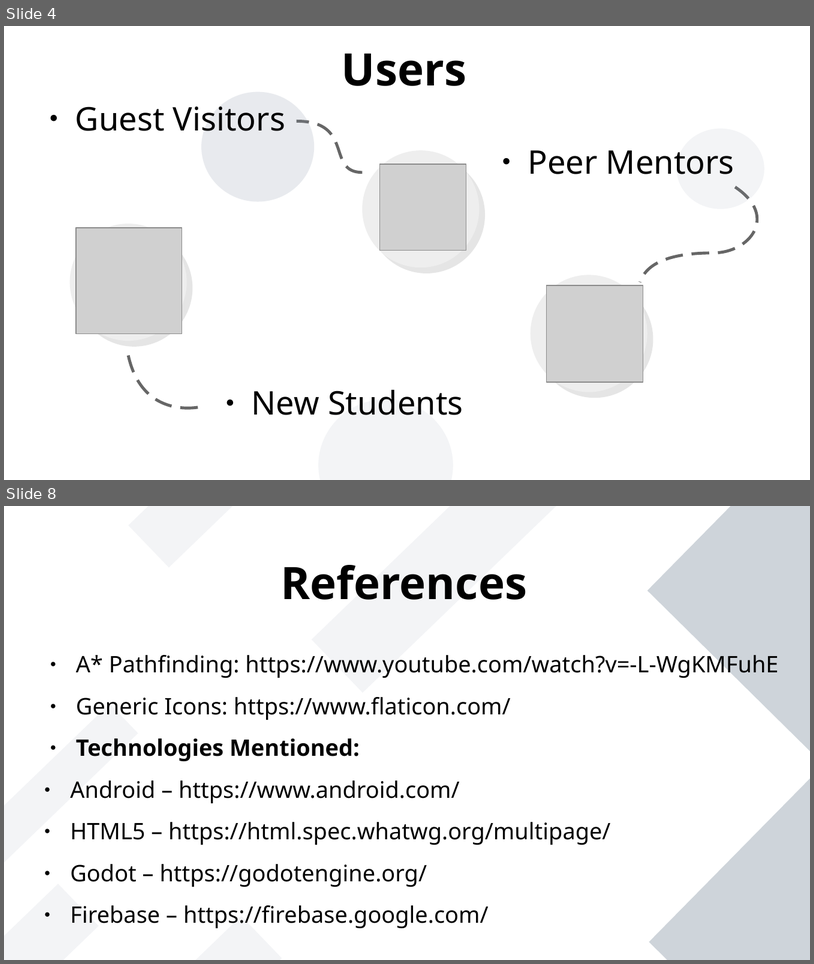
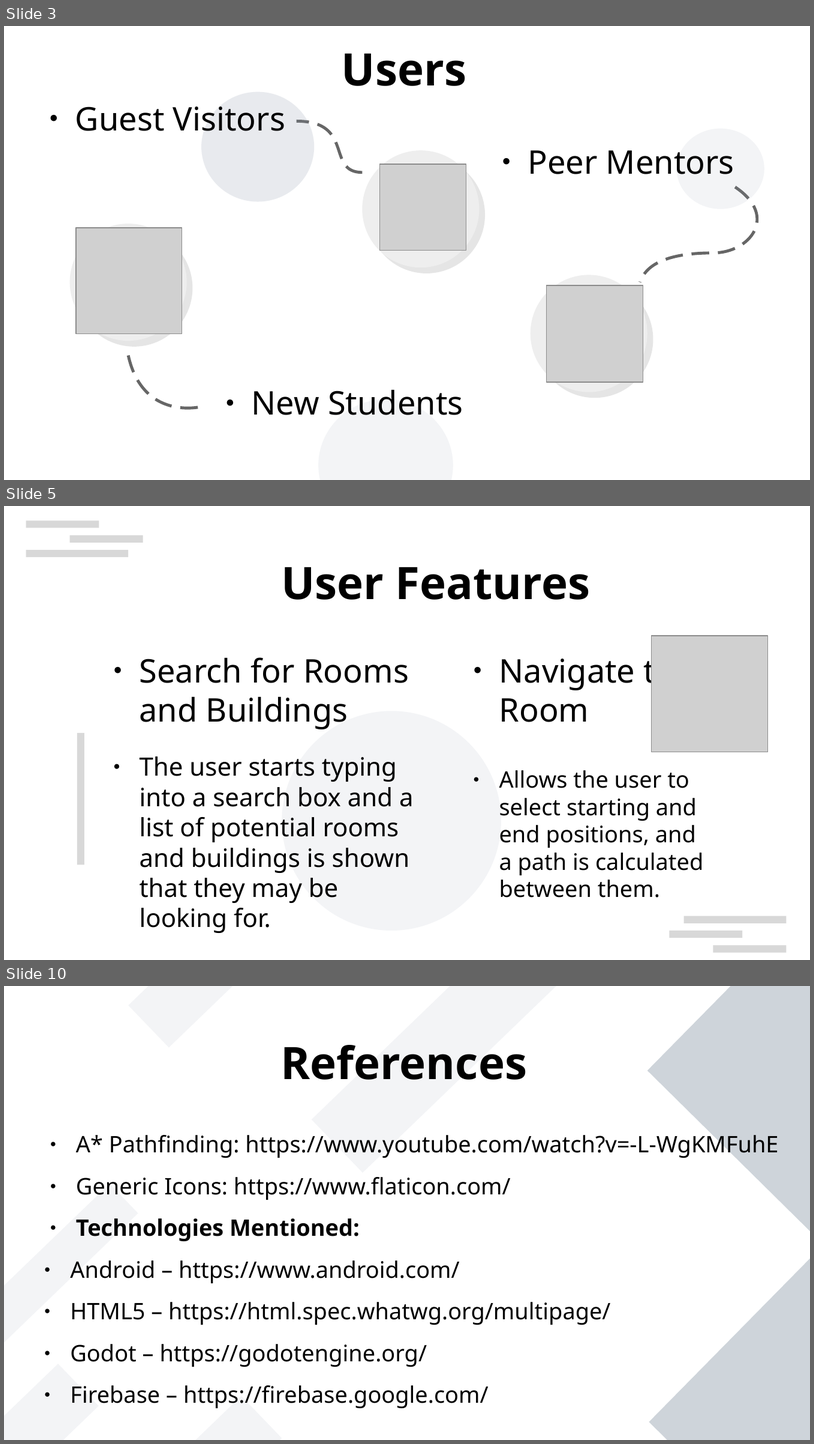
Before and after one commit to NotYetTerminal/Interactive-Map-SETU-Carlow, a slide deck: Project Documents/Gabor_Major_Interactive_Map_Presentation.odp. Shown one above the other, each under a label of ours: slides 4 and 8 before the commit, slides 3, 5 and 10 after it; the slides between them are not shown. The pictures are 814x964 and 814x1444 pixels, drawn with LibreOffice and Linux fonts; fonts in the diff are those of the drawing; grey boxes stand for pictures; background and template pictures are left out. Boxes give left, top, right and bottom in pixels: in the first picture for what was removed or moved away, otherwise in the second. Text is boxed around its words. In the diff, an @@ line names an element or a change of style, - is before the commit and + after.

```diff
--- a/Project Documents/Gabor_Major_Interactive_Map_Presentation.odp
+++ b/Project Documents/Gabor_Major_Interactive_Map_Presentation.odp
@@ slide 5 added at (4, 506, 810, 960), background #FFFFFF @@
@@ rectangle added at (26, 520, 99, 528), fill #CCCCCC at 75% opacity @@
@@ rectangle added at (70, 535, 143, 543), fill #CCCCCC at 75% opacity @@
@@ rectangle added at (26, 550, 128, 557), fill #CCCCCC at 75% opacity @@
@@ title added at (281, 567, 591, 600), 44 pt, text #000000, bold @@
+User Features
@@ picture added at (653, 636, 768, 752) @@
@@ text added at (140, 657, 409, 729), 32 pt, text #000000 @@
+● Search for Rooms and Buildings
@@ text added at (500, 652, 675, 722), 32 pt, text #000000 @@
+● Navigate to Room
@@ ellipse added at (282, 711, 501, 930), fill #8D99AE at 10% opacity @@
@@ rectangle added at (77, 733, 84, 865), fill #CCCCCC at 75% opacity @@
@@ text added at (140, 756, 414, 933), 24.8 pt, text #000000 @@
+● The user starts typing into a search box and a list of potential rooms and buildings is shown that they may be looking for.
@@ text added at (500, 770, 704, 897), 22.4 pt, text #000000 @@
+● Allows the user to select starting and end positions, and a path is calculated between them.
@@ rectangle added at (684, 916, 787, 923), fill #CCCCCC at 75% opacity @@
@@ rectangle added at (670, 930, 743, 938), fill #CCCCCC at 75% opacity @@
@@ rectangle added at (714, 945, 787, 952), fill #CCCCCC at 75% opacity @@
@@ what was slide 4 is now slide 3 @@
@@ what was slide 8 is now slide 10 @@
```
Also in this commit, not shown: 2 slides changed, 4 other slides added, 2 slides removed, 1 other file.
